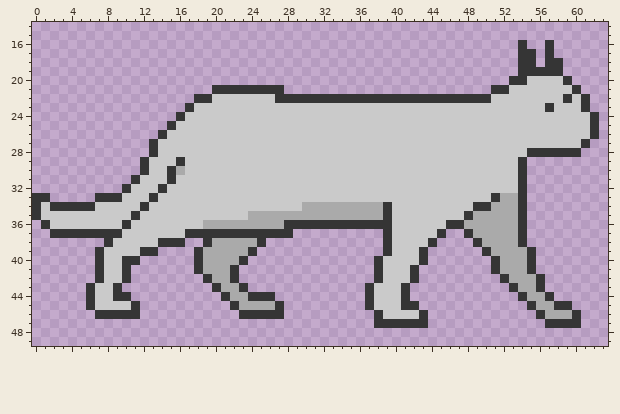
Two states of a pixel-art sprite, Assets/Textures/Cat/walking1.png. This is how it looked before the edit.
The file is 64x64 pixels. Shown: x 0..63, y 14..49.
Now the later version:
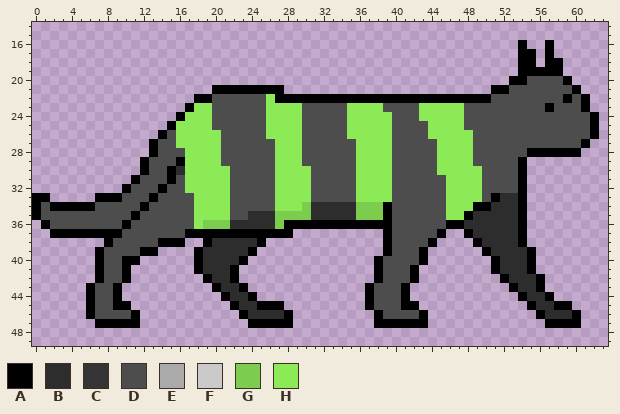
Palette (. is transparent): A #000000  B #2d2d2d  C #353535  D #4d4d4d  E #aaaaaa  F #cacaca  G #7ccc4e  H #8cea57
Difference:
Changed rows in their new state; - is an unchanged pixel.
first column x 0:
16 ------------------------------------------------------A--A-----
17 ------------------------------------------------------AA-A-----
18 ------------------------------------------------------AA-AA----
19 ------------------------------------------------------AAAAA----
20 -----------------------------------------------------AADDDDA---
21 --------------------AAAAAAAA-----------------------AADDDDDDDA--
22 ------------------AADDDDDDHAAAAAAAAAAAAAAAAAAAAAAAADDDDDDDDADA-
23 -----------------AHHDDDDDDHHHHDDDDDHHHHDDDDHHHHHDDDDDDDDDADDDA-
24 ----------------AHHHDDDDDDHHHHDDDDDHHHHHDDDHHHHHDDDDDDDDDDDDDDA
25 ---------------AHHHHDDDDDDHHHHDDDDDHHHHHDDDDHHHHDDDDDDDDDDDDDDA
26 --------------ADHHHHHDDDDDHHHHDDDDDHHHHHDDDDHHHHHDDDDDDDDDDDDDA
27 -------------ADDHHHHHDDDDDDHHHDDDDDDHHHHDDDDDHHHHDDDDDDDDDDDDA-
28 -------------ADDDHHHHDDDDDDHHHDDDDDDHHHHDDDDDHHHHDDDDDDAAAAAA--
29 ------------ADDDAHHHHDDDDDDHHHDDDDDDHHHHDDDDDHHHHDDDDDA--------
30 ------------ADDABHHHHHDDDDDHHHHDDDDDHHHHDDDDDHHHHHDDDDA--------
31 -----------ADDDADHHHHHDDDDDHHHHDDDDDHHHHDDDDDDHHHHDDDDA--------
32 ----------ADDDADDHHHHHDDDDDHHHHDDDDDHHHHDDDDDDHHHHDDDDA--------
33 AA-----AAADDDADDDDHHHHDDDDDHHHHDDDDDHHHHDDDDDDHHHHDABBA--------
34 ADAAAAADDDDDADDDDDHHHHDDDDDHHHGBBBBBGGGADDDDDDHHHAABBBA--------
35 ADDDDDDDDDDADDDDDDHHHHDDBBBGGGGBBBBBGGGADDDDDDHHABBBBBA--------
36 -ADDDDDDDDADDDDDDDHGGGBBBBBGAAAAAAAAAAAADDDDDDAABBBBBBA--------
37 --AAAAAAAADDDDDDDAAAAAAAAAAAA----------ADDDDDA--ABBBBBA--------
38 --------ADDDDDAAA--ABBBBBA-------------ADDDDA----ABBBBA--------
39 -------ADDDDAA----ABBBBBA--------------ADDDA------ABBBBA-------
40 -------ADDAA------ABBBBA--------------ADDDDA-------ABBBA-------
41 -------ADDA-------ABBBA---------------ADDDA--------ABBBA-------
42 -------ADDA--------ABBA---------------ADDDA---------ABBBA------
43 ------ADDA----------ABBA-------------ADDDA-----------ABBA------
44 ------ADDA.----------ABBA..----------ADDDA------------ABBA-----
45 ------ADDAA.----------ABBAAA---------ADDDAA------------ABBAA---
46 ------ADDDDA-----------ABBBBA---------ADDDDA------------ABBBA--
47 -------AAAAA------------AAAAA---------AAAAAA-------------AAAA--
